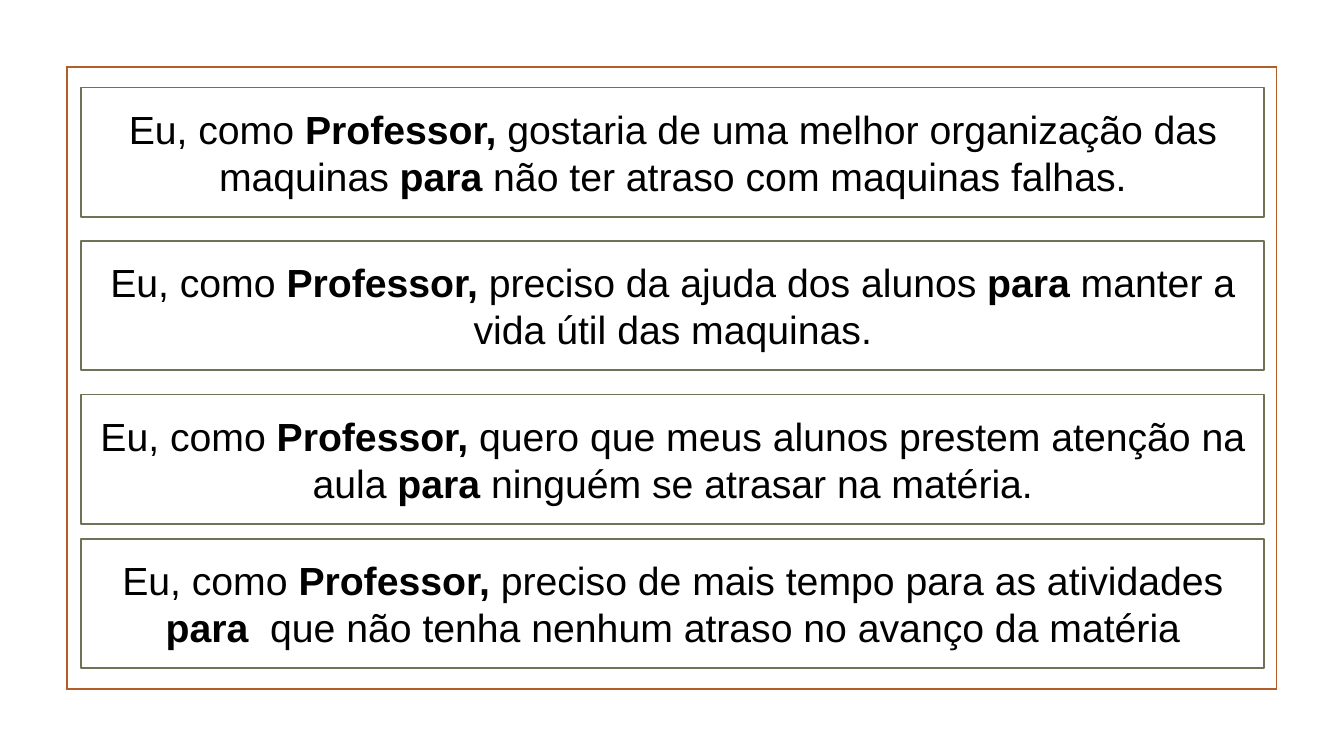
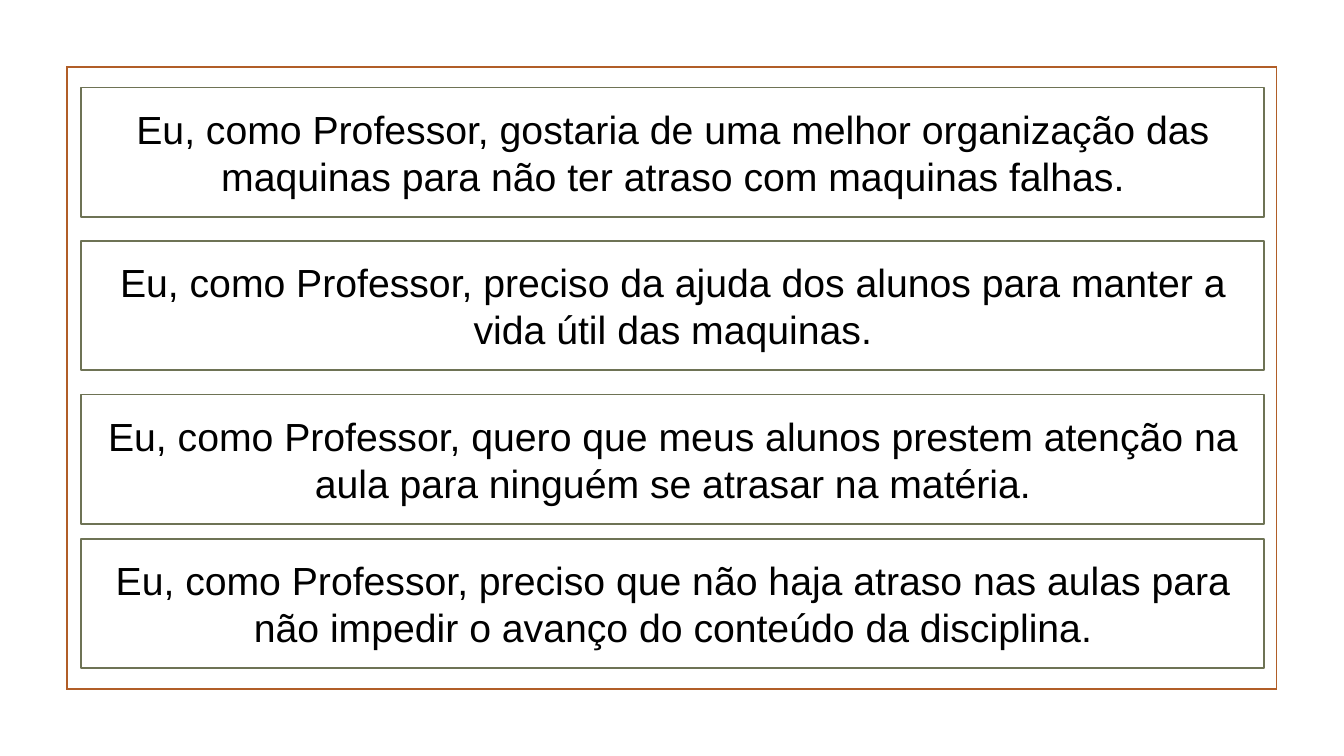
Before and after one commit to marthasilva/ShadowTech, a slide deck: slide 1 of Documentação/UserStories/UserStoriesProfessor.pptx. Drawn at 1344x756 pixels with LibreOffice and Linux fonts; fonts in the diff are those of the drawing; background and template pictures are left out. Boxes give left, top, right and bottom in pixels: in the first picture for what was removed or moved away, otherwise in the second. Text is boxed around its words. In the diff, an @@ line names an element or a change of style, - is before the commit and + after.

```diff
--- a/Documentação/UserStories/UserStoriesProfessor.pptx
+++ b/Documentação/UserStories/UserStoriesProfessor.pptx
@@ bold off in "Professor, para" in 3 elements at box(81, 88, 1264, 217), box(81, 241, 1264, 370), box(81, 394, 1264, 523) @@
@@ text in rectangle at box(116, 566, 1230, 650): text changed @@
-Eu, como Professor, preciso de mais tempo para as atividades para que não tenha nenhum atraso no avanço da matéria
+Eu, como Professor, preciso que não haja atraso nas aulas para não impedir o avanço do conteúdo da disciplina.
```
Also in this commit, not shown: 1 other slide changed, 6 other files.
